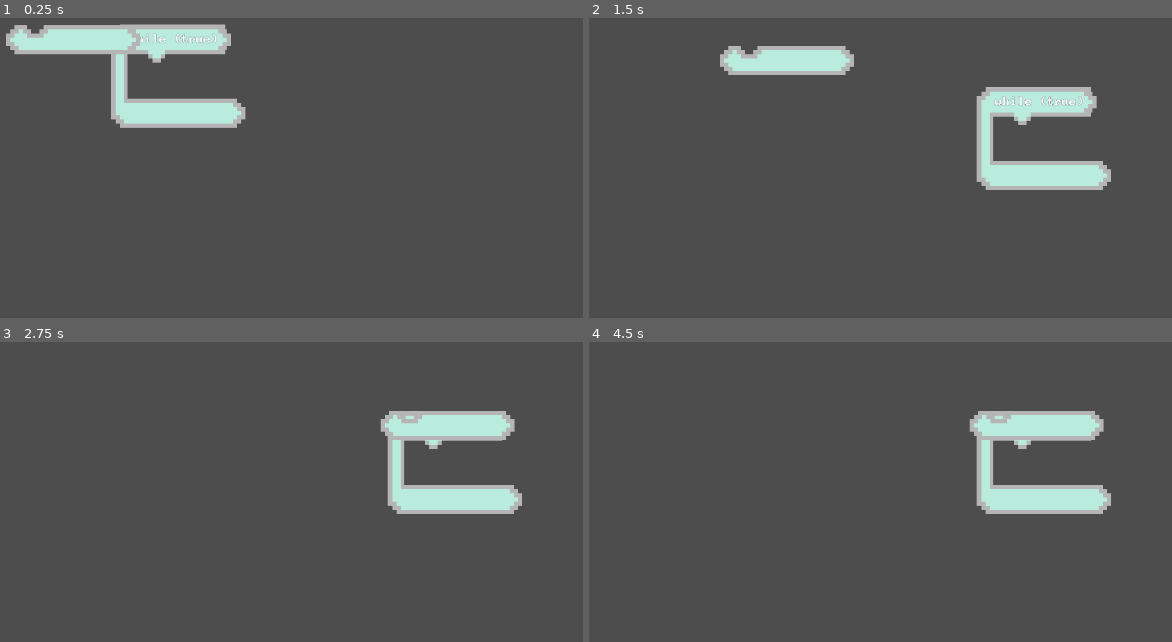
Above: before the commit, frames 1-4 (two rows, left to right).
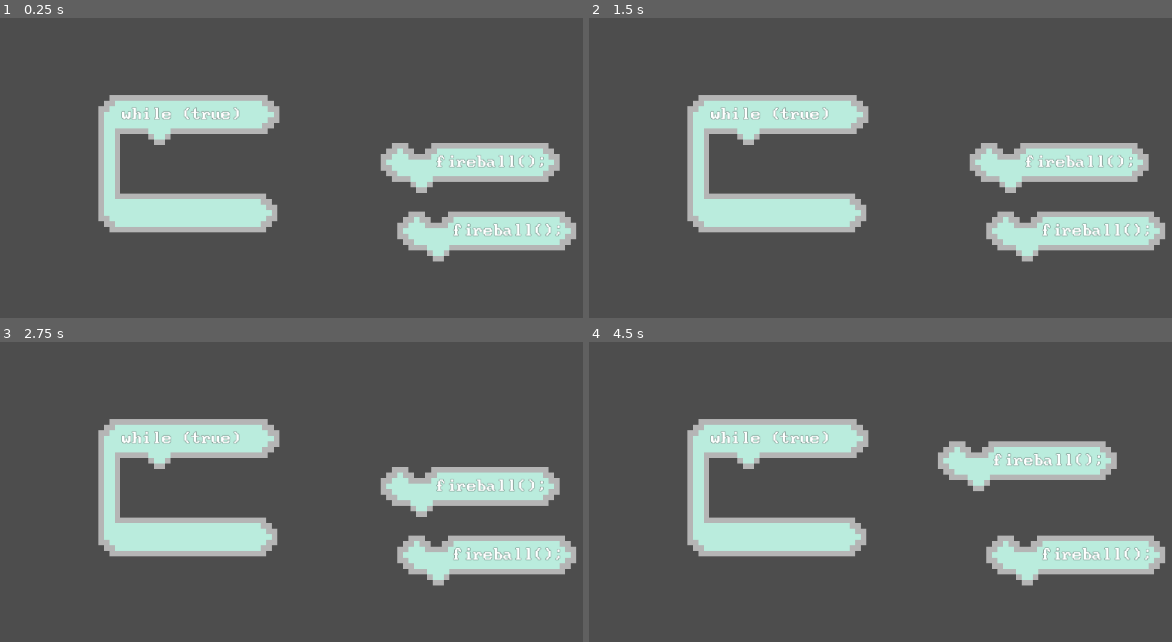
Above: after the commit, the same moments.

Repository: julianlaxamana/gmtk-gamejam-2025
Game: Godot game, scene res://Scenes/Main/main.tscn
Same seed, same stepped clock (60 frames per second), same inputs: the game is played once before the commit and once after it.
Inputs (mouse positions are in pixels of both pictures, inside the frame that each line leads up to):
- Up to frame 1 (0.25 s): no input
- Up to frame 2 (1.5 s): tap Enter at 0.5 s; drag from (758, 39) to (1037, 102) at 0.52 s; tap Space at 1.25 s; drag from (658, 39) to (1037, 102) at 1.27 s
- Up to frame 3 (2.75 s): tap Enter at 2 s; move the mouse to (128, 456) at 2.02 s; click (128, 456) at 2.17 s
- Up to frame 4 (4.5 s): tap Space at 2.75, 4.25 s; drag from (997, 525) to (1037, 426) at 2.77 s; tap Enter at 3.5 s; move the mouse to (833, 411) at 3.52 s; click (833, 411) at 3.67 s; drag from (1131, 501) to (1037, 426) at 4.27 s

The runs differ from the first frame. In frame 1, 19% of the frame differs, in the area x 1-99%, y 2-82%; in frame 2, 20%; in frame 3, 18%; in frame 4, 21%, in the area x 16-99%, y 23-82%.

Commit message:
blocks snapping

Diff:
--- a/Scenes/Blocks/action_block.gd
+++ b/Scenes/Blocks/action_block.gd
@@ -6,6 +6,7 @@
 var pressed = false
 var entered = false
 
+var loopBlock: Node2D
 func _input(event):
 	if event is InputEventMouseButton and event.button_index == MOUSE_BUTTON_LEFT:
 		pressed = event.pressed
@@ -17,6 +18,7 @@
 
 	# Dynamic Dragging
 	if pressed && state == "on" && Global.cursorGrab == false:
+		self.reparent(get_tree().root)
 		var mouse_position_global = get_viewport().get_mouse_position()
 		offset = position - mouse_position_global
 		state = "dragging"
@@ -26,8 +28,15 @@
 		position = mouse_position_global + offset
 	elif !Input.is_mouse_button_pressed(MOUSE_BUTTON_LEFT) && state == "dragging":
 		state = "on"
-	elif !Input.is_mouse_button_pressed(MOUSE_BUTTON_LEFT) && entered == true:
-		print("hi")
+	elif !Input.is_mouse_button_pressed(MOUSE_BUTTON_LEFT) && entered == true && loopBlock != null:
+		self.reparent(loopBlock)
+
+		if loopBlock != null && loopBlock.name == "Loop Block":
+			self.position = Vector2(14.0, 25.5)
+		elif loopBlock != null && loopBlock.name == "Action Block":
+			print(loopBlock.name)
+			self.position = Vector2(1.1, 25.5)
+		pass
 	else:
 		Global.cursorGrab = false
 
@@ -42,11 +51,13 @@
 	state = "off"
 	pass # Replace with function body.
 
-func _on_click_area_area_entered(area: Area2D) -> void:
+func _on_hole_area_area_entered(area: Area2D) -> void:
+	loopBlock = area.get_parent()
 	entered = true
 	pass # Replace with function body.
 
 
-func _on_click_area_area_exited(area: Area2D) -> void:
+func _on_hole_area_area_exited(area: Area2D) -> void:
+	loopBlock = null
 	entered = false
 	pass # Replace with function body.
--- a/Scenes/Blocks/action_block.tscn
+++ b/Scenes/Blocks/action_block.tscn
@@ -1,7 +1,8 @@
-[gd_scene load_steps=5 format=3 uid="uid://crrc11gx445cn"]
+[gd_scene load_steps=8 format=3 uid="uid://crrc11gx445cn"]
 
 [ext_resource type="Texture2D" uid="uid://dnqpn5pd1huly" path="res://Assets/GUI/blocks_sheet.png" id="1_qwoef"]
 [ext_resource type="Script" uid="uid://d2fd18q0jtdl4" path="res://scenes/Blocks/action_block.gd" id="1_w3nc2"]
+[ext_resource type="FontFile" uid="uid://b5jdanr4fylo8" path="res://Assets/Fonts/BigBlueTermPlusNerdFont-Regular.ttf" id="3_aepio"]
 
 [sub_resource type="RectangleShape2D" id="RectangleShape2D_w3nc2"]
 size = Vector2(131, 28)
@@ -9,7 +10,16 @@
 [sub_resource type="RectangleShape2D" id="RectangleShape2D_aepio"]
 size = Vector2(7.35659, 3.51163)
 
-[node name="Node2D" type="Node2D"]
+[sub_resource type="LabelSettings" id="LabelSettings_5t2f7"]
+font = ExtResource("3_aepio")
+font_size = 22
+outline_size = 1
+outline_color = Color(0, 0, 0, 1)
+
+[sub_resource type="RectangleShape2D" id="RectangleShape2D_5t2f7"]
+size = Vector2(29.5, 11.5)
+
+[node name="Action Block" type="Node2D"]
 script = ExtResource("1_w3nc2")
 
 [node name="Top" type="Sprite2D" parent="."]
@@ -20,23 +30,51 @@
 region_enabled = true
 region_rect = Rect2(0, 20, 32, 7)
 
+[node name="Nub" type="Sprite2D" parent="."]
+texture_filter = 1
+position = Vector2(18, -4)
+scale = Vector2(4, 4)
+texture = ExtResource("1_qwoef")
+centered = false
+region_enabled = true
+region_rect = Rect2(5.02516, 7.96277, 6.02388, 3.05789)
+
 [node name="ClickArea" type="Area2D" parent="."]
-collision_layer = 2
-collision_mask = 2
 
 [node name="CollisionShape2D" type="CollisionShape2D" parent="ClickArea"]
 position = Vector2(64.5, -14)
 shape = SubResource("RectangleShape2D_w3nc2")
 
-[node name="Area2D" type="Area2D" parent="."]
+[node name="HoleArea" type="Area2D" parent="."]
 position = Vector2(65, -14)
 scale = Vector2(4.03125, 4.03125)
+collision_layer = 2
+collision_mask = 4
 
-[node name="CollisionShape2D" type="CollisionShape2D" parent="Area2D"]
+[node name="CollisionShape2D" type="CollisionShape2D" parent="HoleArea"]
 position = Vector2(-8.8876, -1.75581)
 shape = SubResource("RectangleShape2D_aepio")
+
+[node name="Text" type="Label" parent="."]
+offset_left = 41.0
+offset_top = -20.0
+offset_right = 202.0
+offset_bottom = 3.0
+scale = Vector2(0.49, 0.49)
+text = "fireball();"
+label_settings = SubResource("LabelSettings_5t2f7")
+vertical_alignment = 1
+
+[node name="Area2D2" type="Area2D" parent="."]
+collision_layer = 4
+
+[node name="CollisionShape2D" type="CollisionShape2D" parent="Area2D2"]
+position = Vector2(29, 2)
+shape = SubResource("RectangleShape2D_5t2f7")
 
 [connection signal="area_entered" from="ClickArea" to="." method="_on_click_area_area_entered"]
 [connection signal="area_exited" from="ClickArea" to="." method="_on_click_area_area_exited"]
 [connection signal="mouse_entered" from="ClickArea" to="." method="_on_click_area_mouse_entered"]
 [connection signal="mouse_exited" from="ClickArea" to="." method="_on_click_area_mouse_exited"]
+[connection signal="area_entered" from="HoleArea" to="." method="_on_hole_area_area_entered"]
+[connection signal="area_exited" from="HoleArea" to="." method="_on_hole_area_area_exited"]
--- a/Scenes/Blocks/loop_block.tscn
+++ b/Scenes/Blocks/loop_block.tscn
@@ -1,7 +1,7 @@
 [gd_scene load_steps=9 format=3 uid="uid://h1s0cu3kw1e7"]
 
+[ext_resource type="Script" uid="uid://d2fd18q0jtdl4" path="res://scenes/Blocks/action_block.gd" id="1_4865h"]
 [ext_resource type="Texture2D" uid="uid://dnqpn5pd1huly" path="res://Assets/GUI/blocks_sheet.png" id="1_ffj44"]
-[ext_resource type="Script" uid="uid://cnc7lpatepptg" path="res://scenes/Blocks/loop_block.gd" id="1_p5g84"]
 [ext_resource type="FontFile" uid="uid://b5jdanr4fylo8" path="res://Assets/Fonts/BigBlueTermPlusNerdFont-Regular.ttf" id="2_qfgok"]
 
 [sub_resource type="LabelSettings" id="LabelSettings_p5g84"]
@@ -24,7 +24,7 @@
 
 [node name="Loop Block" type="Node2D"]
 scale = Vector2(2, 2)
-script = ExtResource("1_p5g84")
+script = ExtResource("1_4865h")
 
 [node name="Top" type="Node2D" parent="."]
 
@@ -108,7 +108,7 @@
 shape = SubResource("RectangleShape2D_1avow")
 
 [node name="Area2D" type="Area2D" parent="."]
-collision_layer = 2
+collision_layer = 4
 
 [node name="CollisionShape2D" type="CollisionShape2D" parent="Area2D"]
 position = Vector2(44.75, 7.25)
--- a/Scenes/Main/main.tscn
+++ b/Scenes/Main/main.tscn
@@ -1,9 +1,9 @@
 [gd_scene load_steps=6 format=3 uid="uid://b051s7k4rtfht"]
 
-[ext_resource type="Script" uid="uid://cl54fkurjcjxd" path="res://Scenes/Main/path.gd" id="1_1r6ip"]
-[ext_resource type="Script" uid="uid://evcsqmcd6c4p" path="res://Scenes/Main/main.gd" id="1_5yls4"]
-[ext_resource type="PackedScene" uid="uid://h1s0cu3kw1e7" path="res://Scenes/Blocks/loop_block.tscn" id="1_gol0p"]
-[ext_resource type="PackedScene" uid="uid://crrc11gx445cn" path="res://Scenes/Blocks/action_block.tscn" id="2_br8qb"]
+[ext_resource type="Script" uid="uid://cl54fkurjcjxd" path="res://scenes/Main/path.gd" id="1_1r6ip"]
+[ext_resource type="Script" path="res://Scenes/Main/main.gd" id="1_5yls4"]
+[ext_resource type="PackedScene" uid="uid://h1s0cu3kw1e7" path="res://scenes/Blocks/loop_block.tscn" id="1_gol0p"]
+[ext_resource type="PackedScene" uid="uid://crrc11gx445cn" path="res://scenes/Blocks/action_block.tscn" id="2_br8qb"]
 
 [sub_resource type="Curve2D" id="Curve2D_amr5s"]
 _data = {
@@ -18,10 +18,13 @@
 curve = SubResource("Curve2D_amr5s")
 script = ExtResource("1_1r6ip")
 
-[node name="Block" parent="." instance=ExtResource("1_gol0p")]
-position = Vector2(208, 111)
-scale = Vector2(1.5, 1.5)
+[node name="Loop Block" parent="." instance=ExtResource("1_gol0p")]
+position = Vector2(190, 226)
 
-[node name="Node2D" parent="." instance=ExtResource("2_br8qb")]
-position = Vector2(54, 113)
-scale = Vector2(1.5, 1.5)
+[node name="Action Block" parent="." instance=ExtResource("2_br8qb")]
+position = Vector2(594, 297)
+scale = Vector2(2, 2)
+
+[node name="Action Block2" parent="." instance=ExtResource("2_br8qb")]
+position = Vector2(618, 396)
+scale = Vector2(2, 2)
Not shown: 1 places in Scenes/Main/unit.tscn that only renumber resources
Not shown, changed: Scenes/aaa.svg.import
